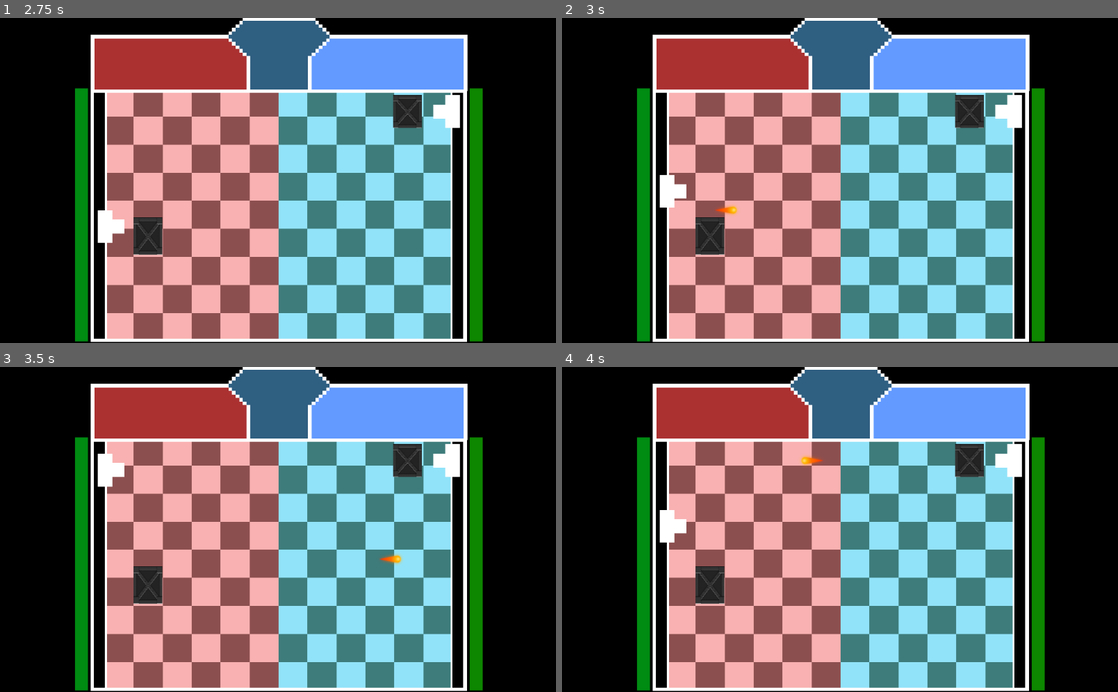
Above: before the commit, frames 1-4 (two rows, left to right).
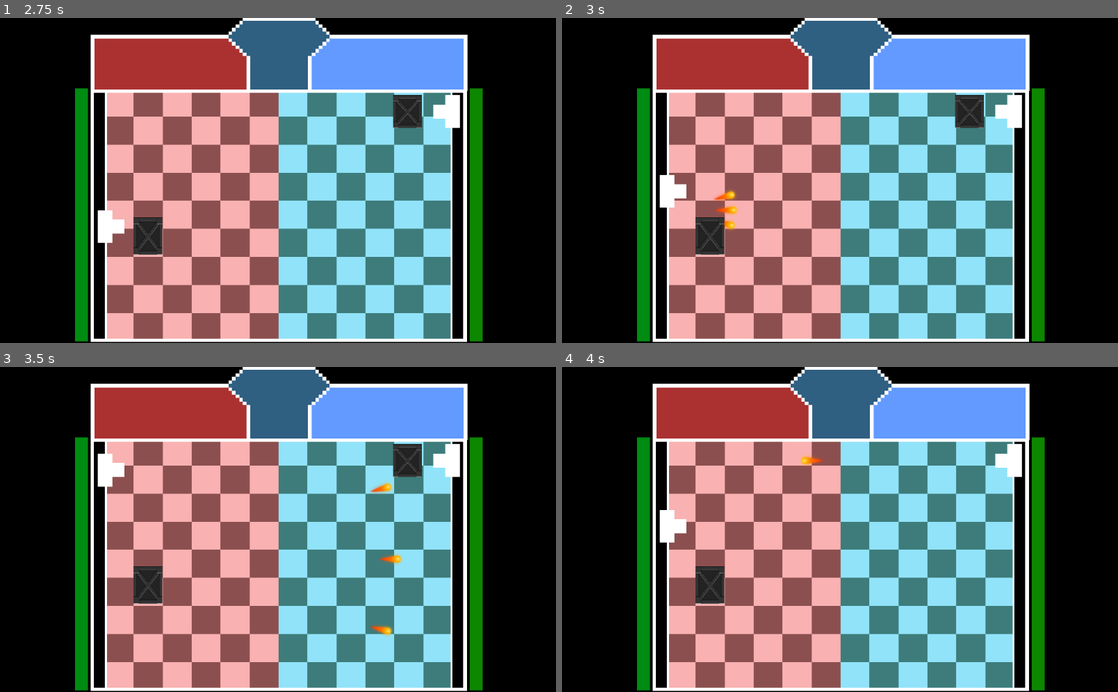
Above: after the commit, the same moments.

Repository: Raelr/dd-pong-invaders
Game: Godot game, scene res://scenes/Main.tscn
Same seed, same stepped clock (60 frames per second), same inputs: the game is played once before the commit and once after it.
Inputs (mouse positions are in pixels of both pictures, inside the frame that each line leads up to):
- Up to frame 1 (2.75 s): tap Enter at 0.5 s; move the mouse to (266, 193) at 0.52 s; hold W 0.53-1.28 s; click (266, 193) at 0.6 s; move the mouse to (166, 196) at 1.27 s; hold S 1.28-2.03 s; tap E (playerActive) at 1.35 s; click (166, 196) at 1.42 s; move the mouse to (333, 109) at 2.02 s; hold W from 2.03 s (still down); tap O (playerTwoActive) at 2.1 s; click (333, 109) at 2.17 s
- Up to frame 2 (3 s): keep holding W; move the mouse to (812, 245) at 2.77 s; tap F at 2.85 s; click (812, 245) at 2.92 s
- Up to frame 3 (3.5 s): keep holding W
- Up to frame 4 (4 s): move the mouse to (1006, 578) at 3.52 s; release W at 3.53 s; hold S from 3.53 s (still down); hold H from 3.53 s (still down); click (1006, 578) at 3.67 s

Frame 1 is identical in both runs. In frame 2, 0.1% of the frame differs, in the area x 27-32%, y 52-66%; in frame 3, 0.2%; in frame 4, 0.5%, in the area x 70-76%, y 23-34%.

Commit message:
add tripple shot power and bullet bounds detection

Diff:
--- a/scripts/Bullet.gd
+++ b/scripts/Bullet.gd
@@ -15,6 +15,10 @@
 		cos(rotation) * speed * delta,
 		sin(rotation) * speed * delta
 	)
+	if (position.y < 100 or position.y > 490):
+		print("off bounds")
+		self.queue_free()
+
 	if (player == "playerOne"):
 		if (position.x > 830):
 			print("scored player 2")
--- a/scripts/Player.gd
+++ b/scripts/Player.gd
@@ -19,6 +19,9 @@
 var isPlayerOneStunned = false
 var isPlayerTwoStunned = false
 
+var isPlayerOneTrippleShot = true
+var isPlayerTwoTrippleShot = false
+
 func _ready():
 	if (playerMovementSpeed == 0):
 		playerMovementSpeed = 240 #default value for player movement speed
@@ -33,6 +36,11 @@
 	if update:
 		if Engine.editor_hint:
 			texture = playerTextures[0] if (is_player_one) else playerTextures[1]
+
+func _input(event):
+   # Mouse in viewport coordinates
+   if event is InputEventMouseButton:
+	   print("Mouse Click/Unclick at: ", event.position)
 
 func catchUserShootInput():
 	if (is_player_one):
@@ -50,15 +58,43 @@
 		recoilTimer.start()
 		canShoot = false
 
+func singleShot(angle, player):
+	var bullet = Bullet.instance()
+
+	bullet.speed += bullet_time_multiplier
+
+	bullet.start(global_position, angle, player)
+
+	get_parent().add_child(bullet)
+
+func trippleShot(angle, player):
+	var b1 = Bullet.instance()
+	var b2 = Bullet.instance()
+	var b3 = Bullet.instance()
+
+	b1.speed += bullet_time_multiplier
+	b2.speed += bullet_time_multiplier
+	b3.speed += bullet_time_multiplier
+
+	b1.start(global_position, angle - PI / 12, player) # top
+	b2.start(global_position, angle, player) # middle
+	b3.start(global_position, angle + PI / 12, player) # bottom
+
+	get_parent().add_child(b1)
+	get_parent().add_child(b2)
+	get_parent().add_child(b3)
 
 func shootBullet(angle, player):
-	var bullet = Bullet.instance()
-
-	bullet.speed += bullet_time_multiplier
-
-	bullet.start(global_position, angle, player)
-
-	get_parent().add_child(bullet)
+	if player == "playerOne":
+		if isPlayerOneTrippleShot:
+			trippleShot(angle, player)
+		else:
+			singleShot(angle, player)
+	else:
+		if isPlayerTwoTrippleShot:
+			trippleShot(angle, player)
+		else:
+			singleShot(angle, player)
 
 func onRecoilTimerStopped():
 	canShoot = true
@@ -84,6 +120,7 @@
 		spawn_barricade()
 	elif Input.is_action_just_pressed("playerTwoActive"):
 		spawn_barricade(false)
+
 #Build Barricade
 var barricade = preload("res://scenes/Barricade.tscn")
 var barricadev2 = preload("res://scenes/BarricadeV2.tscn")
@@ -141,7 +178,6 @@
 	self.add_child(timer)
 
 	return timer
-
 
 func _on_Player2D_area_entered(area):
 	if (is_player_one):
